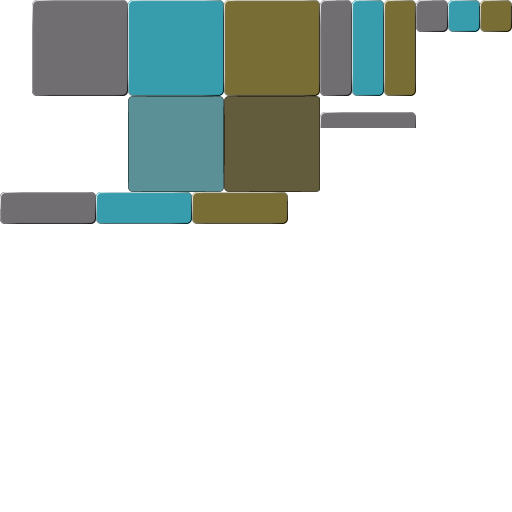
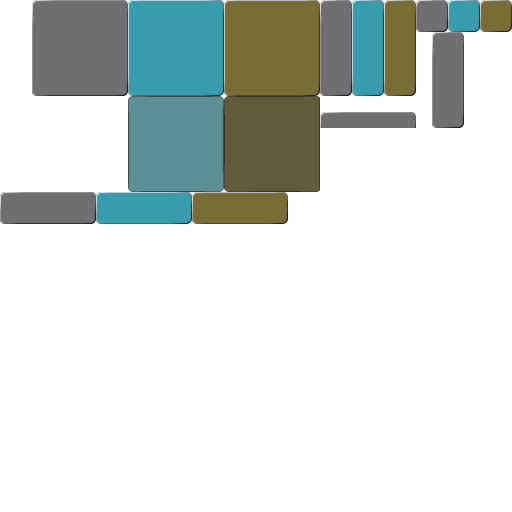
Layers edited between the first and the second w=512, h=512 image:
painted on "Background" over box(432, 32, 464, 128)
